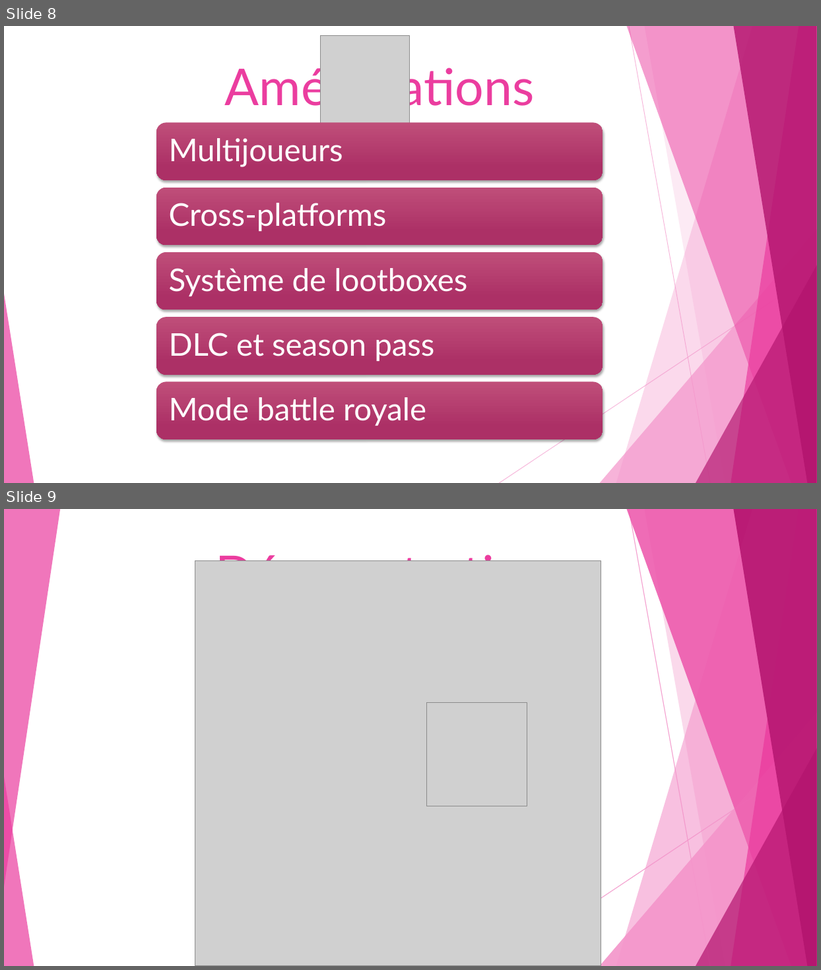
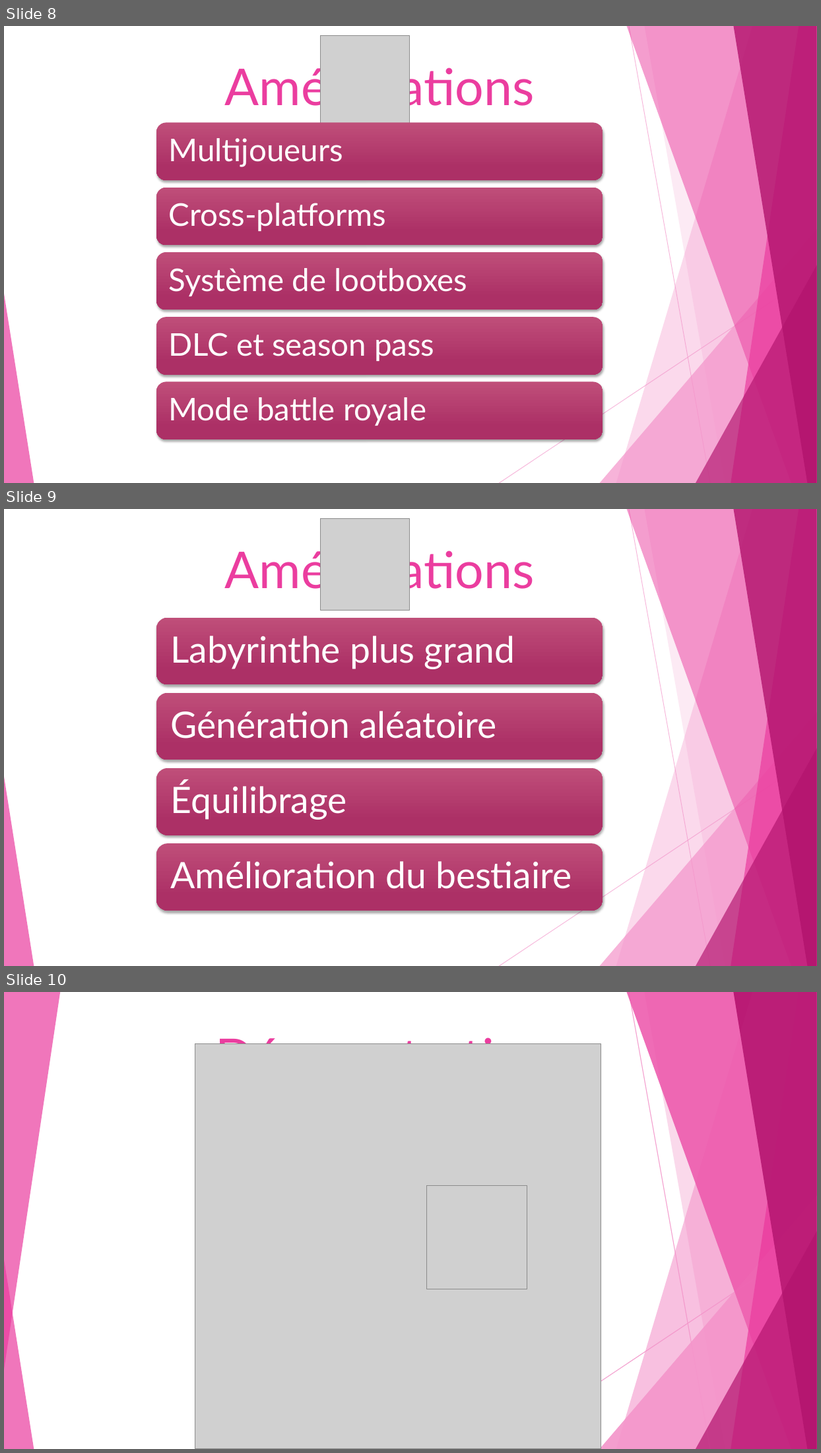
Before and after one commit to djaquet5/MCR-Prototype, a slide deck: Prototype-Pratique.pptx. Shown one above the other, each under a label of ours: slides 8 and 9 before the commit, slides 8, 9 and 10 after it. The pictures are 821x970 and 821x1453 pixels, drawn with LibreOffice and Linux fonts; fonts in the diff are those of the drawing; grey boxes stand for pictures. Boxes give left, top, right and bottom in pixels: in the first picture for what was removed or moved away, otherwise in the second. Text is boxed around its words. In the diff, an @@ line names an element or a change of style, - is before the commit and + after.

```diff
--- a/Prototype-Pratique.pptx
+++ b/Prototype-Pratique.pptx
@@ slide 9 added at [4, 509, 817, 966], background #FFFFFF; not listed: 10 template elements that a slide beside it also shows @@
@@ picture added at [321, 519, 410, 610] @@
@@ title added at [225, 545, 535, 597], 60 pt, text #EB3D9F @@
+Améliorations
@@ group added at [156, 618, 603, 911]: 4 rounded rectangles, 4 texts @@
+Labyrinthe plus grand
+Génération aléatoire
+Équilibrage
+Amélioration du bestiaire
@@ what was slide 9 is now slide 10 @@
```
Also in this commit, not shown: 3 slides changed.
